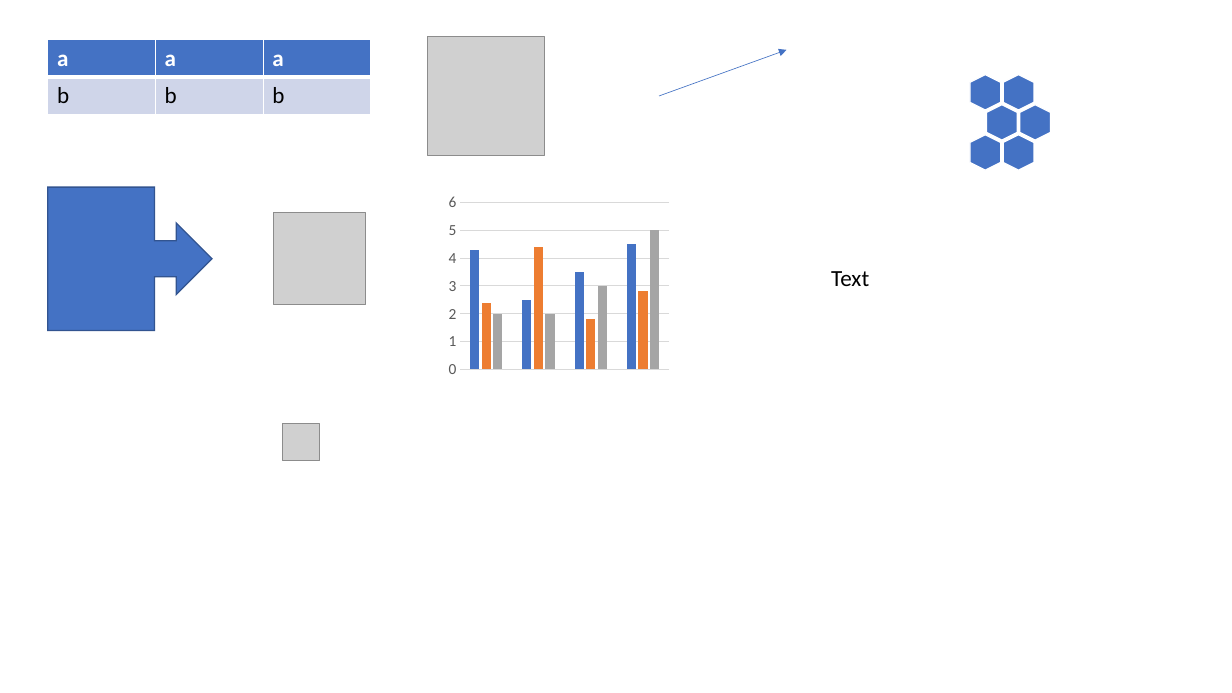
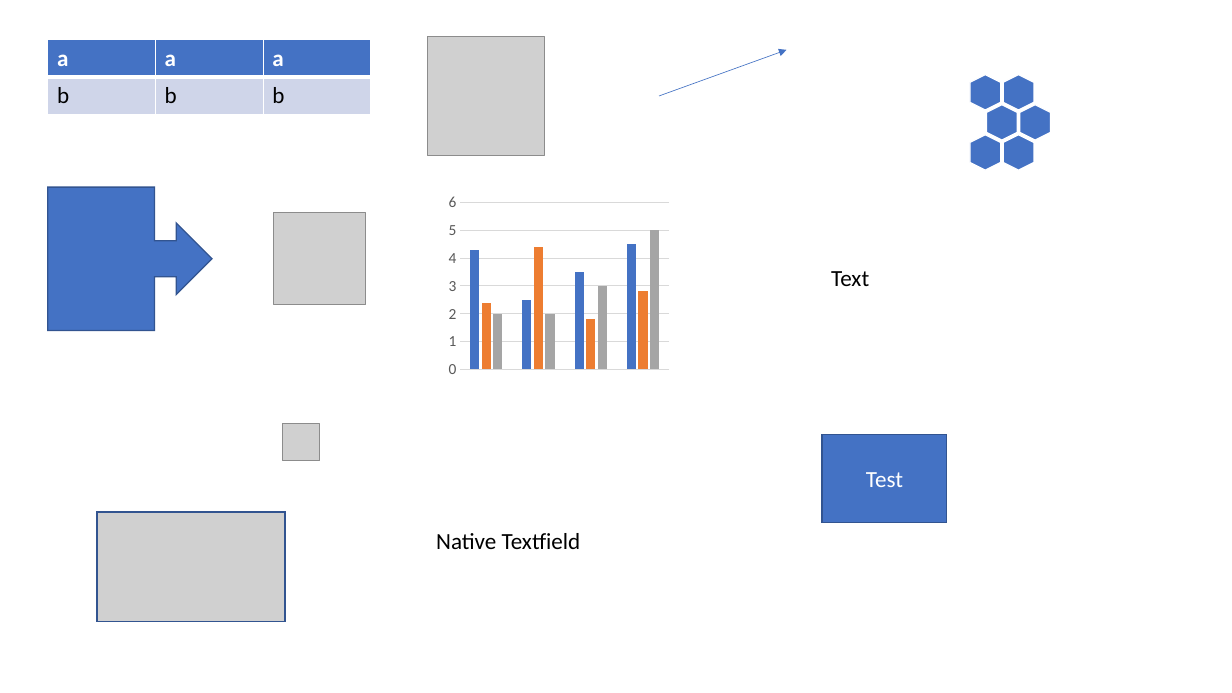
Before and after one commit to singerla/pptx-automizer, a slide deck: slide 1 of __tests__/pptx-templates/ShapeTypesCollection.pptx. Drawn at 1232x693 pixels with LibreOffice and Linux fonts; fonts in the diff are those of the drawing; grey boxes stand for pictures. Boxes give left, top, right and bottom in pixels: in the first picture for what was removed or moved away, otherwise in the second. Text is boxed around its words. In the diff, an @@ line names an element or a change of style, - is before the commit and + after.

```diff
--- a/__tests__/pptx-templates/ShapeTypesCollection.pptx
+++ b/__tests__/pptx-templates/ShapeTypesCollection.pptx
@@ rectangle added at bbox=[823, 434, 947, 522], fill #4472C4, outline #325491 1 pt, 18 pt, text #FFFFFF @@
+Test
@@ picture added at bbox=[97, 512, 286, 622] @@
@@ text added at bbox=[436, 533, 581, 549], 18 pt, text #000000 @@
+Native Textfield
```
Also in this commit, not shown: 12 other files.
